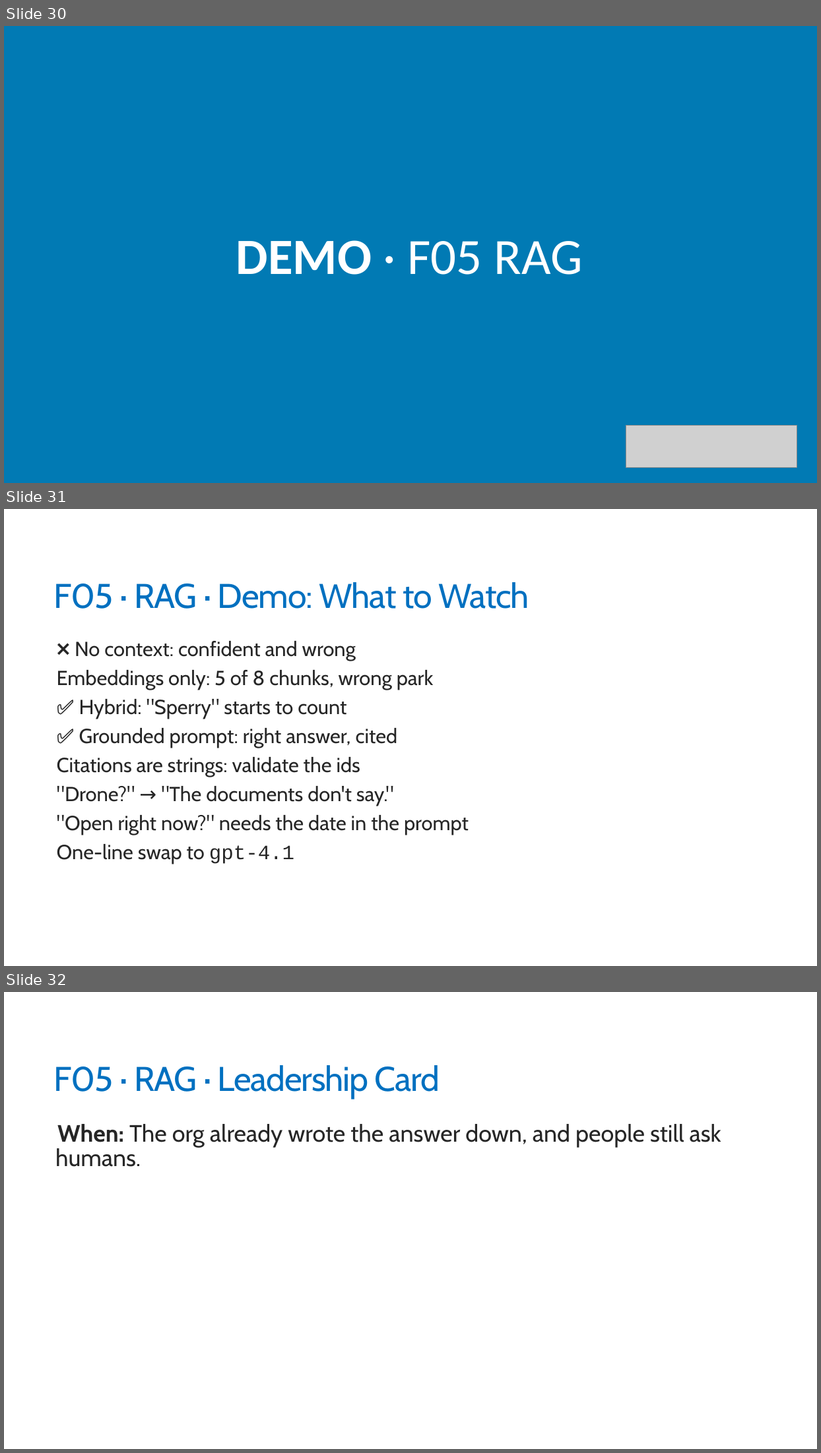
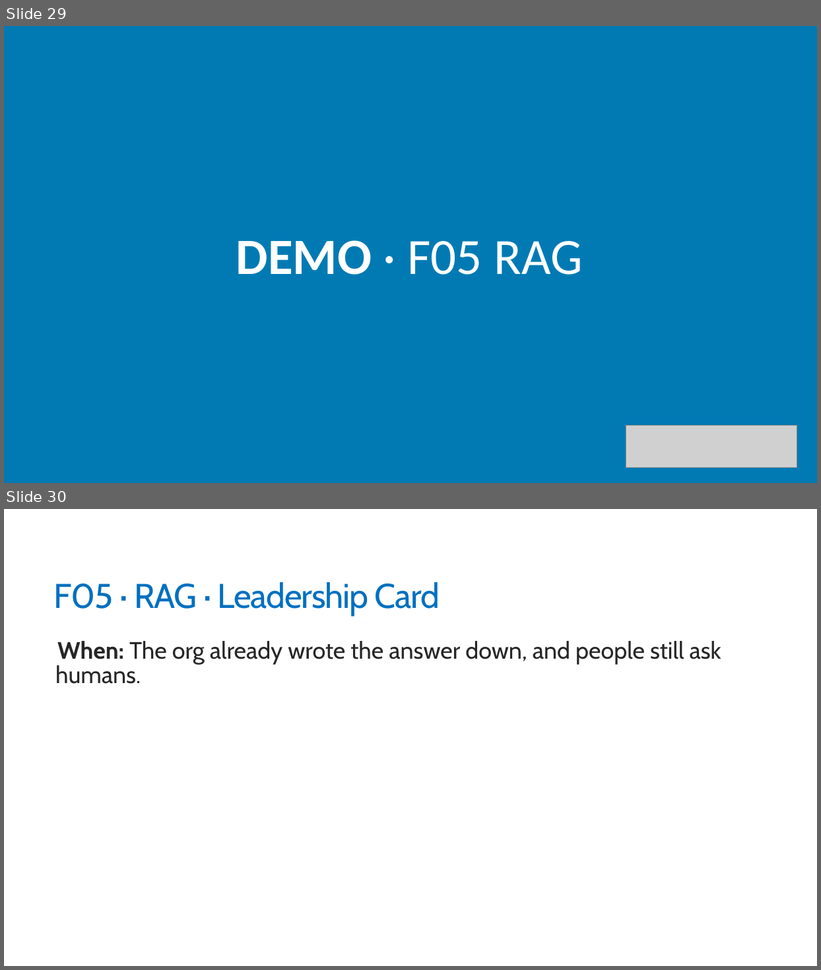
Before and after one commit to trailheadtechnology/10-ai-features-workshop, a slide deck: modules/M2-finding/M2-finding.pptx. Shown one above the other, each under a label of ours: slides 30, 31 and 32 before the commit, slides 29 and 30 after it. The pictures are 821x1453 and 821x970 pixels, drawn with LibreOffice and Linux fonts; fonts in the diff are those of the drawing; grey boxes stand for pictures. Boxes give left, top, right and bottom in pixels: in the first picture for what was removed or moved away, otherwise in the second. Text is boxed around its words. In the diff, an @@ line names an element or a change of style, - is before the commit and + after.

```diff
--- a/modules/M2-finding/M2-finding.pptx
+++ b/modules/M2-finding/M2-finding.pptx
@@ slide 31 removed at [4, 509, 817, 966], background #FFFFFF @@
@@ title removed at [54, 582, 529, 609] @@
-F05 · RAG · Demo: What to Watch
@@ text removed at [57, 641, 469, 864] @@
-  ❌ No context: confident and wrong
-  Embeddings only: 5 of 8 chunks, wrong park
-  ✅ Hybrid: "Sperry" starts to count
-  ✅ Grounded prompt: right answer, cited
-  Citations are strings: validate the ids
-  "Drone?" → "The documents don't say."
-  "Open right now?" needs the date in the prompt
-  One-line swap to gpt-4.1
@@ what was slide 30 is now slide 29 @@
@@ what was slide 32 is now slide 30 @@
```
Also in this commit, not shown: 2 other slides removed, 3 other files.
